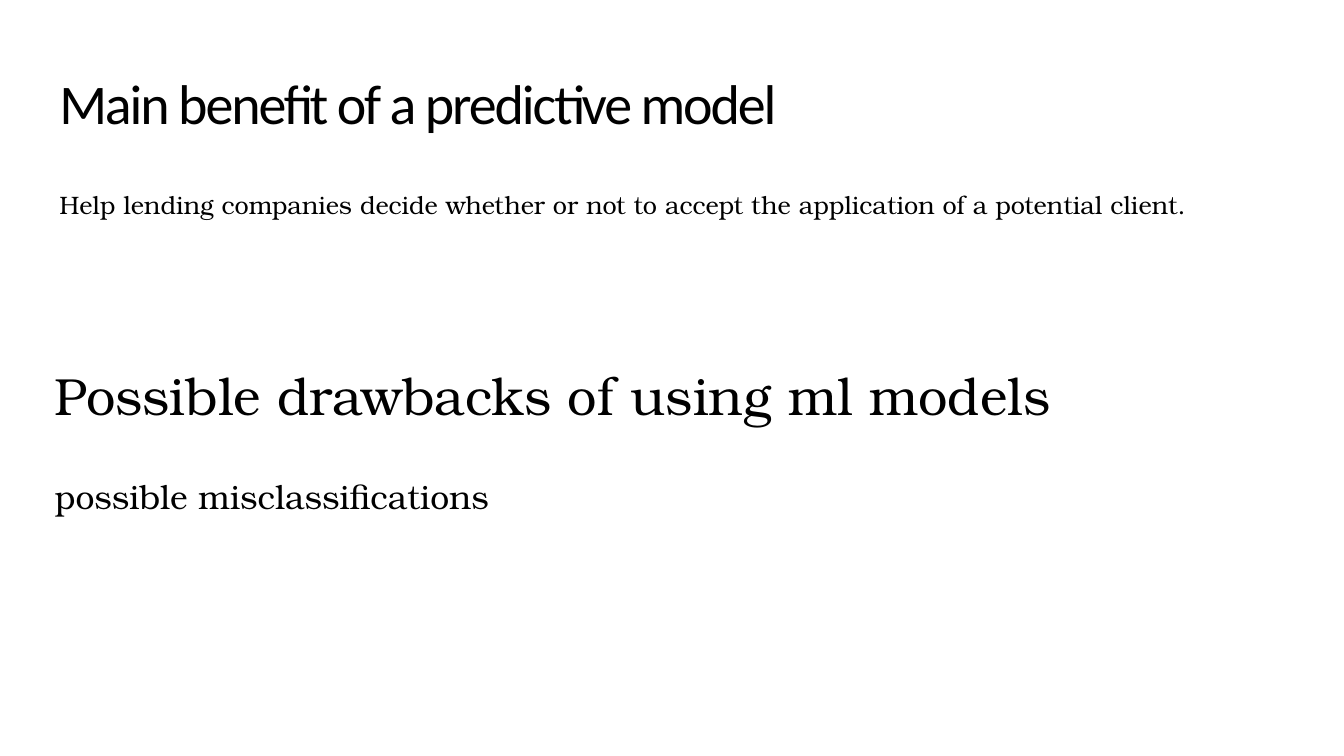
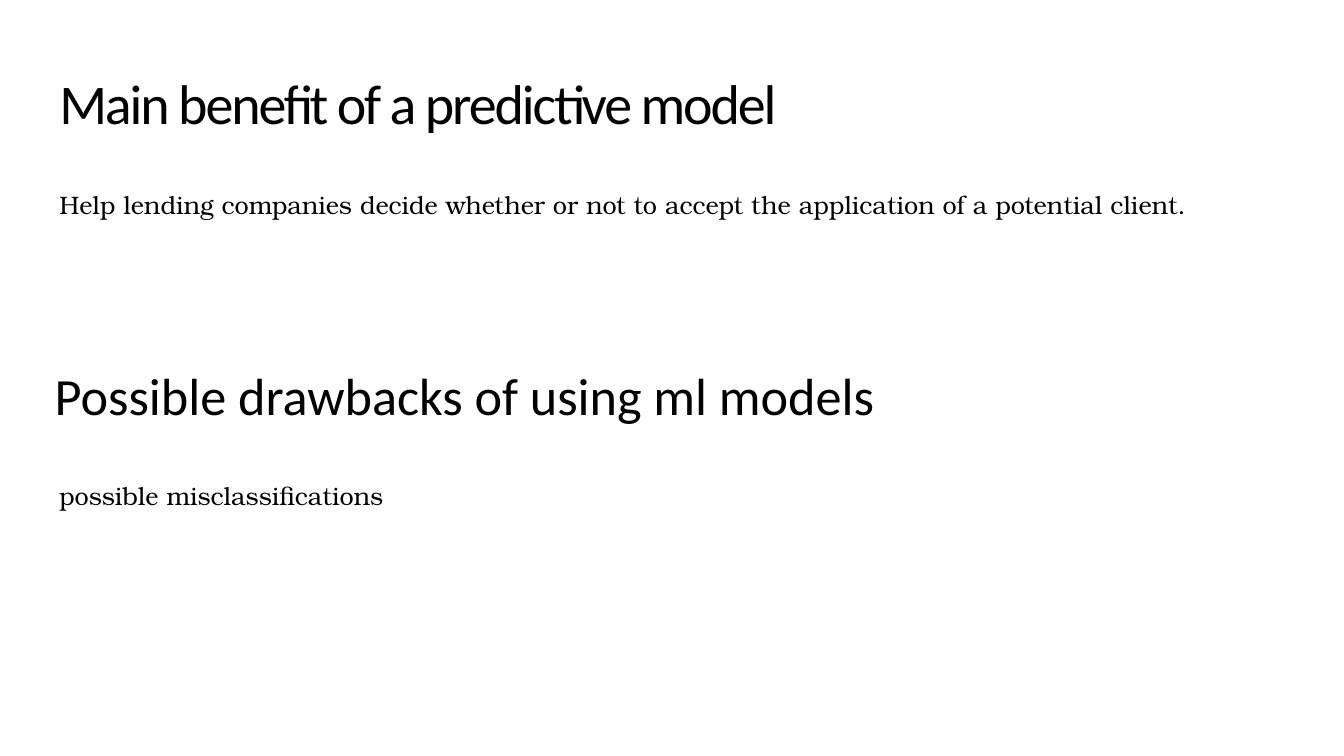
Before and after one commit to mathisme/ThinkfulSLCap, a slide deck: slide 2 of Capstone2.pptx. Drawn at 1344x756 pixels with LibreOffice and Linux fonts; fonts in the diff are those of the drawing. Boxes give left, top, right and bottom in pixels: in the first picture for what was removed or moved away, otherwise in the second. Text is boxed around its words. In the diff, an @@ line names an element or a change of style, - is before the commit and + after.

```diff
--- a/Capstone2.pptx
+++ b/Capstone2.pptx
@@ text "Possible drawbacks of using ml ..." at (55,378,874,424): font TeX Gyre Bonum to Calibri @@
@@ text "possible misclassifications" at (59,486,384,511): size 18 to 13.5 pt @@
```
Also in this commit, not shown: 8 other slides changed, 1 slide removed.
